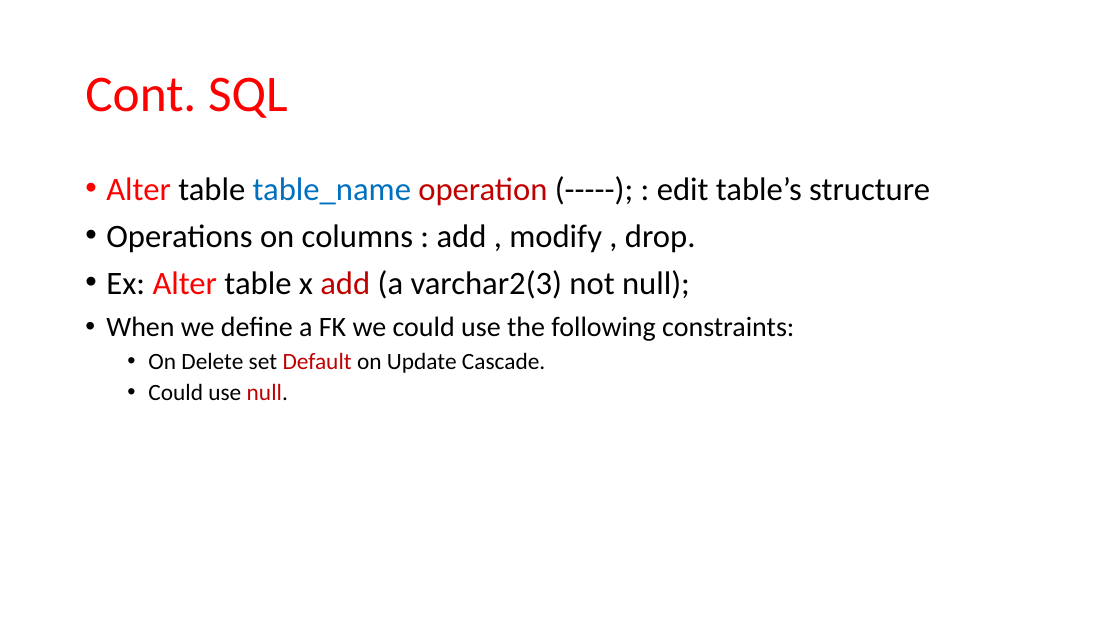
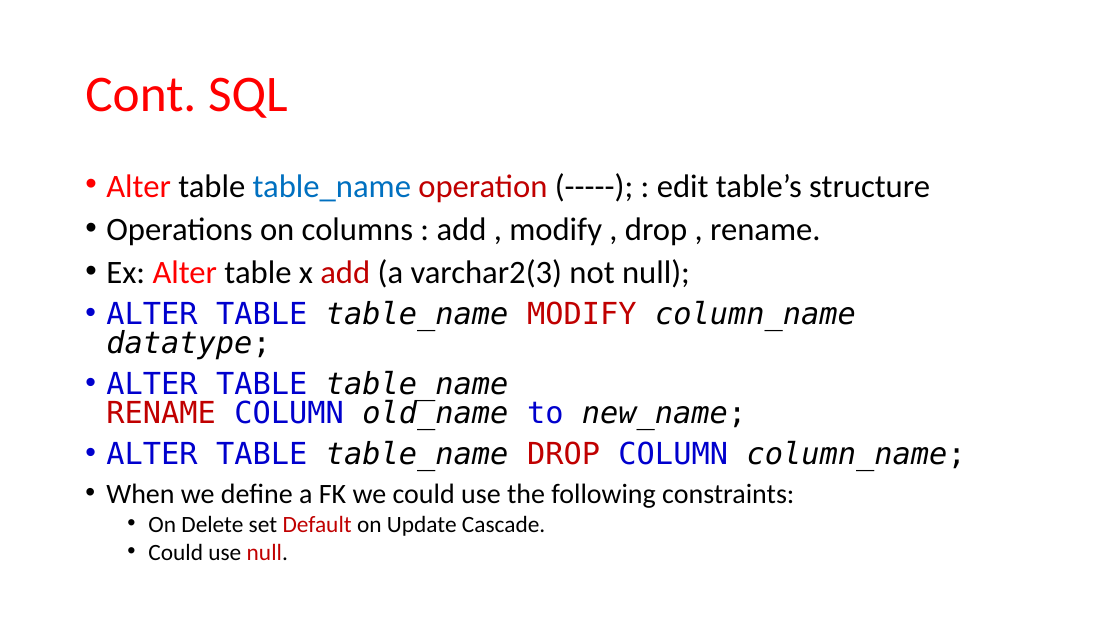
Before and after one commit to EngAbdalrhman/Material, a slide deck: slide 25 of DB.pptx. Drawn at 1120x630 pixels with LibreOffice and Linux fonts; fonts in the diff are those of the drawing. Boxes give left, top, right and bottom in pixels: in the first picture for what was removed or moved away, otherwise in the second. Text is boxed around its words. In the diff, an @@ line names an element or a change of style, - is before the commit and + after.

```diff
--- a/DB.pptx
+++ b/DB.pptx
@@ text at (x1=106, y1=174, x2=930, y2=560): line spacing 0.9 to 0.8 @@
@@ text at (x1=106, y1=217, x2=820, y2=246): text changed @@
-• Operations on columns : add , modify , drop.
+• Operations on columns : add , modify , drop , rename.
@@ text at (x1=106, y1=300, x2=966, y2=469): paragraphs added @@
+• ALTER TABLE table_name MODIFY column_name datatype;
+• ALTER TABLE table_name RENAME COLUMN old_name to new_name;
+• ALTER TABLE table_name DROP COLUMN column_name;
```
Also in this commit, not shown: 3 other slides changed.
